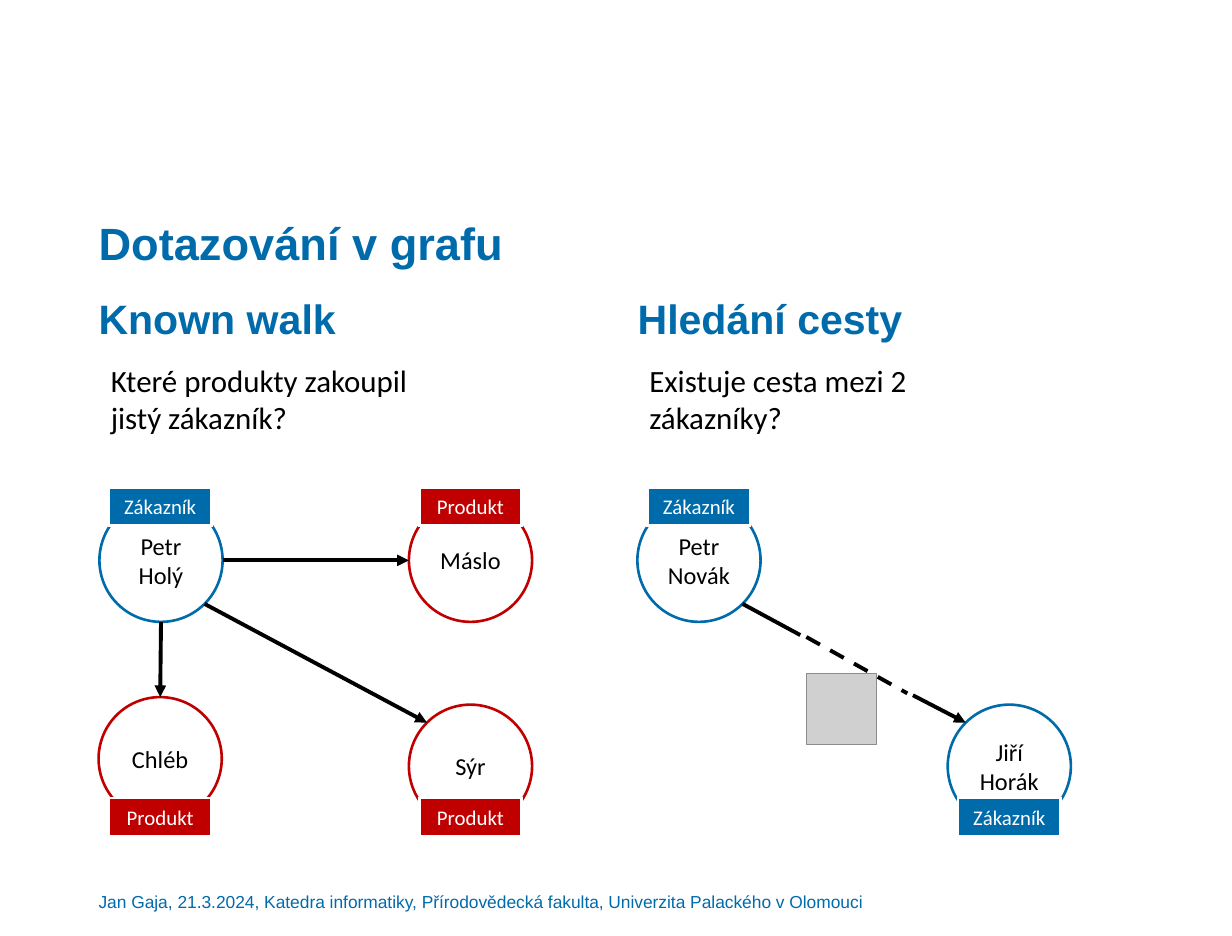
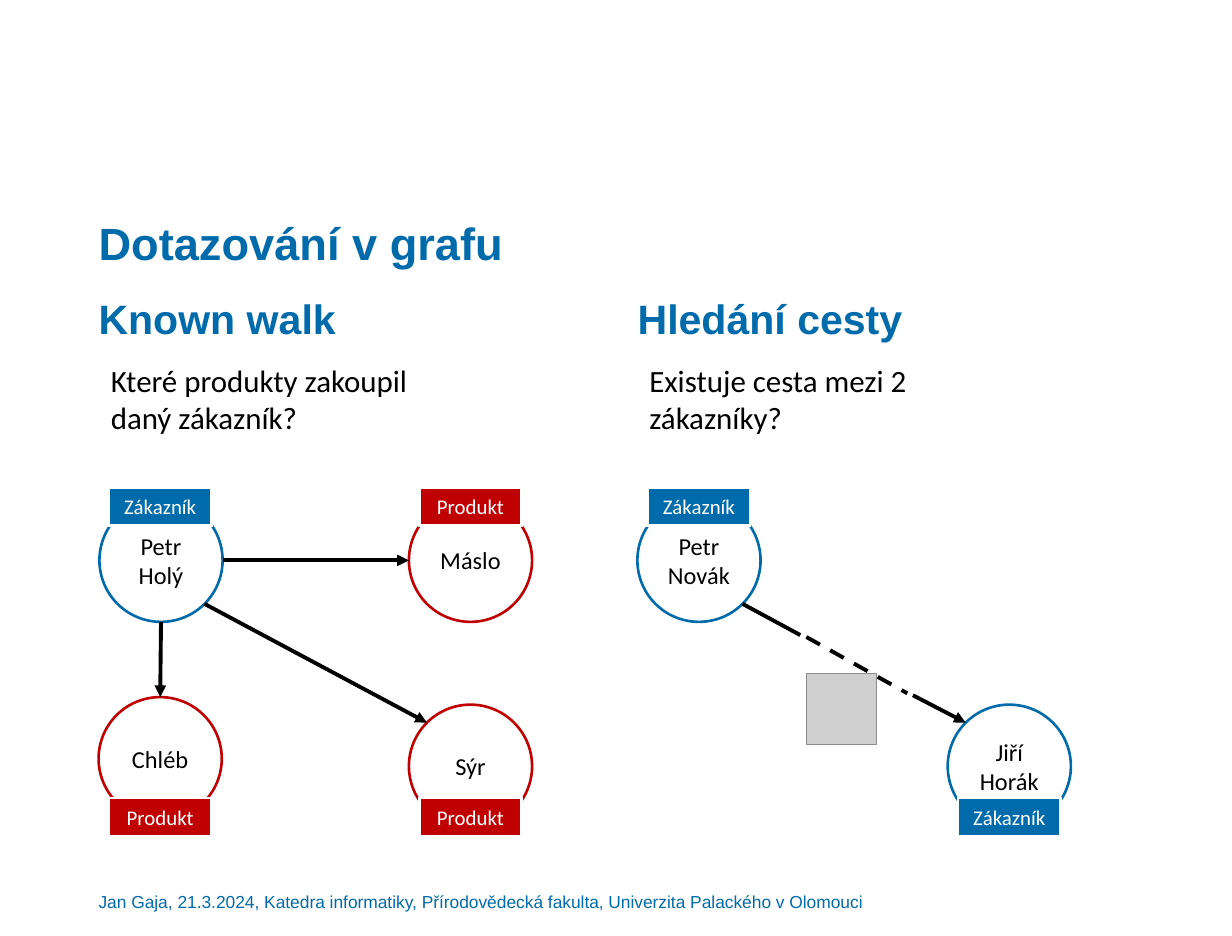
Before and after one commit to gajajan/graph_databases, a slide deck: slide 11 of Grafové databáze – přehled a srovnání.pptx (slide 10 before the commit). Drawn at 1232x936 pixels with LibreOffice and Linux fonts; fonts in the diff are those of the drawing; grey boxes stand for pictures; background and template pictures are left out. Boxes give left, top, right and bottom in pixels: in the first picture for what was removed or moved away, otherwise in the second. Text is boxed around its words. In the diff, an @@ line names an element or a change of style, - is before the commit and + after.

```diff
--- a/Grafové databáze – přehled a srovnání.pptx
+++ b/Grafové databáze – přehled a srovnání.pptx
@@ text at [111,370,407,434]: text changed @@
-Které produkty zakoupil jistý zákazník?
+Které produkty zakoupil daný zákazník?
```
Also in this commit, not shown: 3 other slides changed, 1 slide added, 39 other files.
